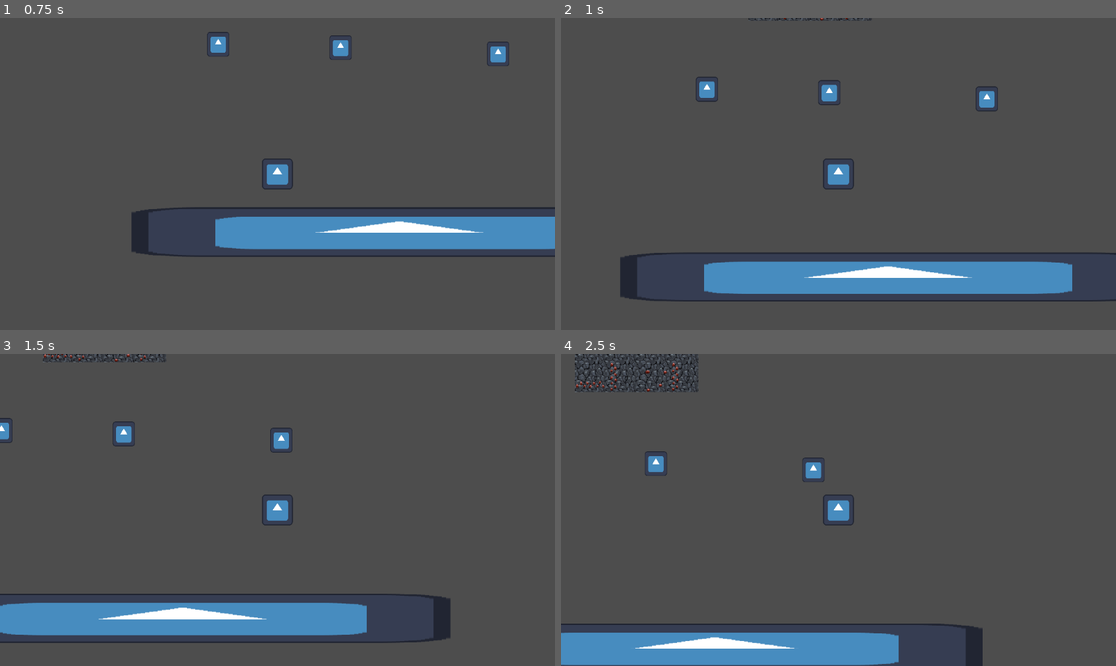
Above: before the commit, frames 1-4 (two rows, left to right).
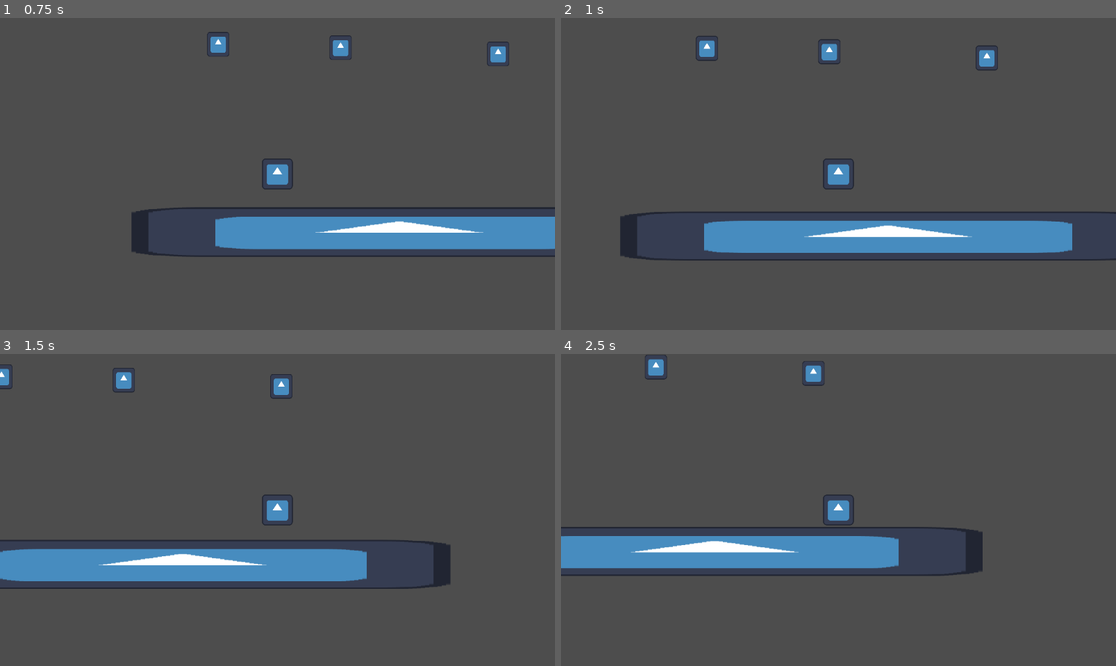
Above: after the commit, the same moments.

Repository: Tylefrost/Dyno
Game: Godot game, scene res://level_1.tscn
Two runs of this game, one before a commit and one after it. Both use one fixed random seed, a clock stepped at 60 frames per second and the inputs below. The engine's default icon, where the game draws it, is replaced by a stand-in: a white triangle on a blue panel in a dark square.
Inputs (mouse positions are in pixels of both pictures, inside the frame that each line leads up to):
- Up to frame 1 (0.75 s): move the mouse to (399, 158) at 0.52 s; hold D (right) from 0.53 s (still down); tap Space (jump) at 0.6 s
- Up to frame 2 (1 s): keep holding D (right); tap Space (jump) at 0.77 s
- Up to frame 3 (1.5 s): keep holding D (right); tap Space (jump) at 1.07 s; move the mouse to (166, 525) at 1.27 s; click (166, 525) at 1.35 s
- Up to frame 4 (2.5 s): tap Space (jump) at 1.52, 1.55, 1.82, 2.1 s; move the mouse to (894, 441) at 2.02 s; release D (right) at 2.03 s; hold A (left) from 2.03 s (still down)

Frame 1 is identical in both runs. In frame 2, 17% of the frame differs, in the area x 10-100%, y 0-91%; in frame 3, 18%, in the area x 0-82%, y 0-93%; in frame 4, 16%.

Commit message:
fixed max_jump issue

Diff:
--- a/player.gd
+++ b/player.gd
@@ -10,6 +10,7 @@
 @export var jump_charge_time = 1
 var is_charging_jump = false
 var charge_start_time = 0
+var num_jumps = 0
 
 #swinging
 var hook_pos = Vector2()
@@ -42,13 +43,19 @@
 		swing(delta)
 		move_and_slide()
 
+	if !is_on_floor() or !hooked:
+		num_jumps = 1
+	if is_on_floor() or hooked:
+		num_jumps = 0
 	move(delta)
 	move_and_slide()
 
 	if Input.is_action_just_pressed("jump"):
-		print("jump")
-		is_charging_jump = true
-		charge_start_time = Time.get_ticks_msec() / 1000.0
+		if num_jumps == 0:
+			print("jump")
+			num_jumps += 1
+			is_charging_jump = true
+			charge_start_time = Time.get_ticks_msec() / 1000.0
 
 	elif Input.is_action_just_released("jump") and is_charging_jump:
 		print("jump2")
